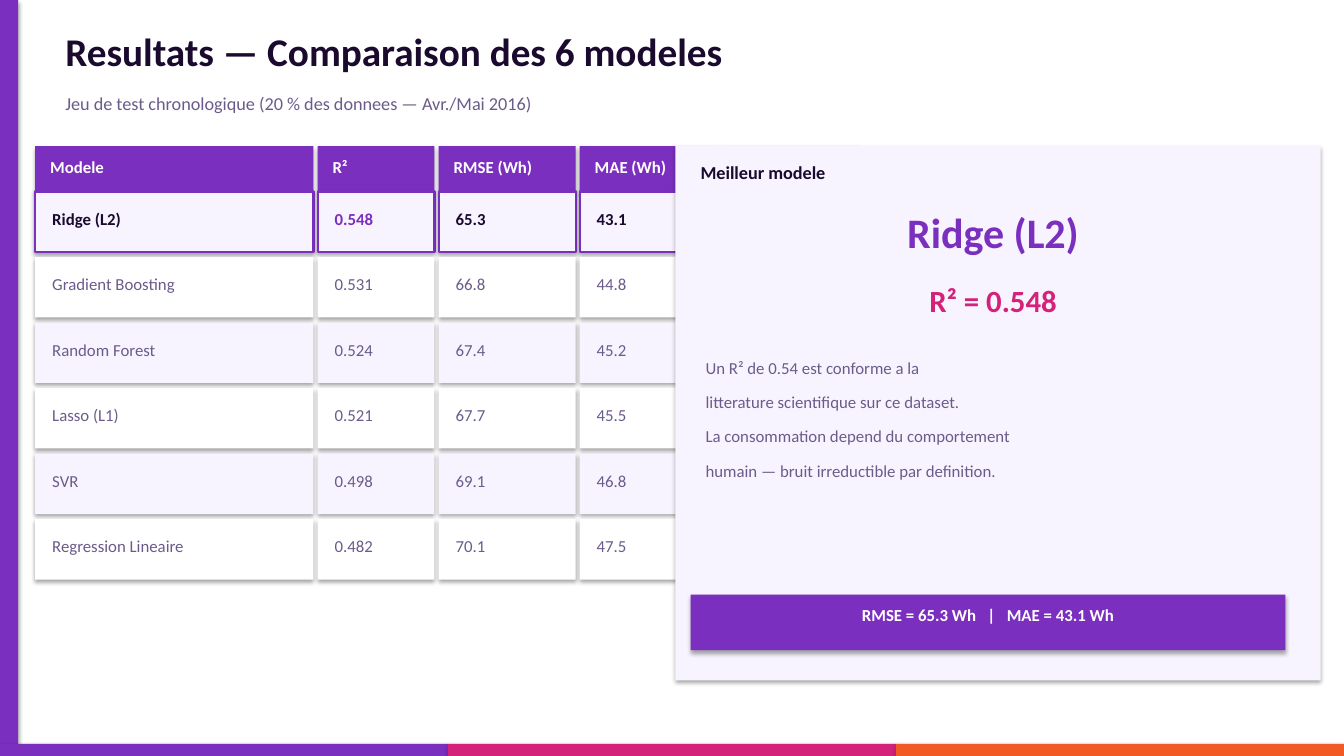
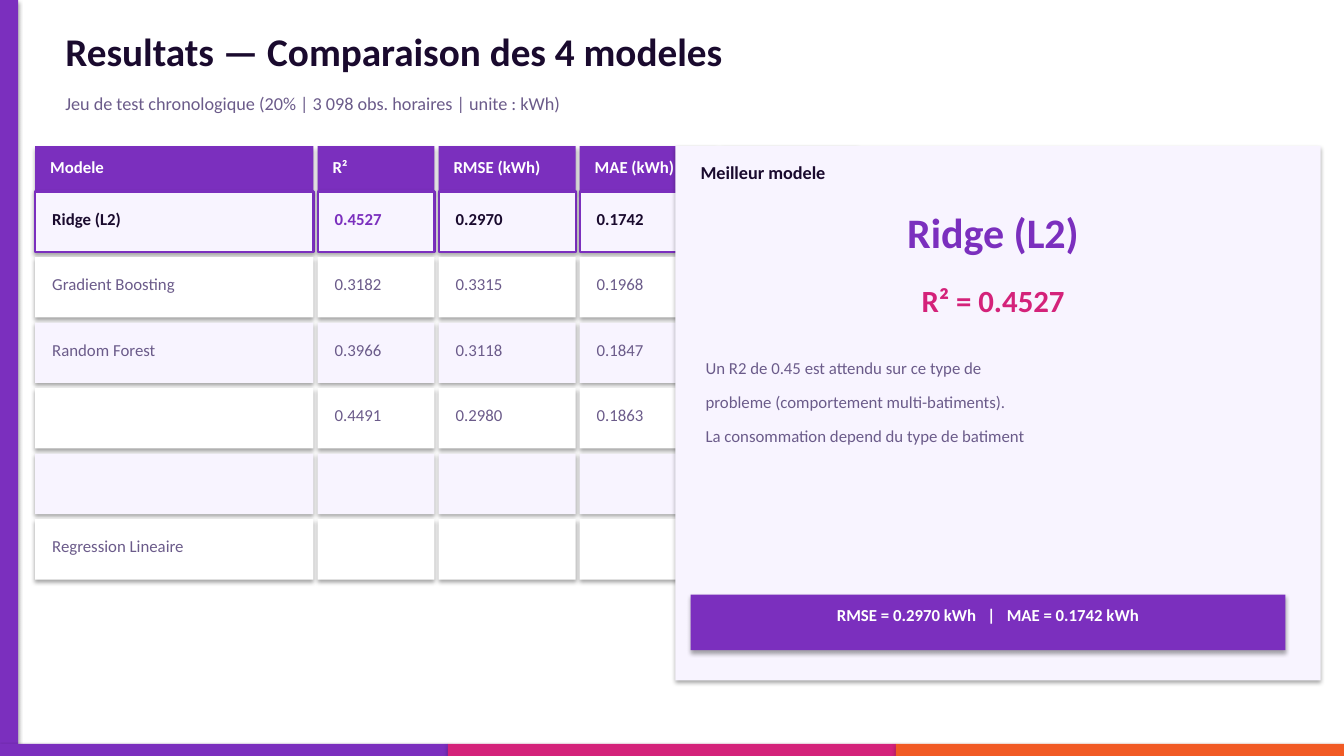
Before and after one commit to awa-creator/dashboard-energie-groupe6, a slide deck: slide 5 of Presentation_Groupe6_Prediction_Energetique.pptx. Drawn at 1344x756 pixels with LibreOffice and Linux fonts; fonts in the diff are those of the drawing. Boxes give left, top, right and bottom in pixels: in the first picture for what was removed or moved away, otherwise in the second. Text is boxed around its words. In the diff, an @@ line names an element or a change of style, - is before the commit and + after.

```diff
--- a/Presentation_Groupe6_Prediction_Energetique.pptx
+++ b/Presentation_Groupe6_Prediction_Energetique.pptx
@@ text at (x1=65, y1=38, x2=723, y2=72): text changed @@
-Resultats — Comparaison des 6 modeles
+Resultats — Comparaison des 4 modeles
@@ text at (x1=65, y1=97, x2=559, y2=113): text changed @@
-Jeu de test chronologique (20 % des donnees — Avr./Mai 2016)
+Jeu de test chronologique (20% | 3 098 obs. horaires | unite : kWh)
@@ text at (x1=454, y1=161, x2=541, y2=176): text changed @@
-RMSE (Wh)
+RMSE (kWh)
@@ text at (x1=595, y1=160, x2=674, y2=176): text changed @@
-MAE (Wh)
+MAE (kWh)
@@ text at (x1=335, y1=214, x2=382, y2=225): text changed @@
-0.548
+0.4527
@@ text at (x1=456, y1=214, x2=503, y2=225): text changed @@
-65.3
+0.2970
@@ text at (x1=597, y1=214, x2=644, y2=225): text changed @@
-43.1
+0.1742
@@ text at (x1=335, y1=278, x2=382, y2=290): text changed @@
-0.531
+0.3182
@@ text at (x1=456, y1=279, x2=503, y2=290): text changed @@
-66.8
+0.3315
@@ text at (x1=597, y1=278, x2=644, y2=290): text changed @@
-44.8
+0.1968
@@ text at (x1=922, y1=288, x2=1064, y2=313): text changed @@
-R² = 0.548
+R² = 0.4527
@@ text at (x1=335, y1=344, x2=382, y2=356): text changed @@
-0.524
+0.3966
@@ text at (x1=456, y1=344, x2=503, y2=356): text changed @@
-67.4
+0.3118
@@ text at (x1=597, y1=344, x2=644, y2=356): text changed @@
-45.2
+0.1847
@@ text at (x1=706, y1=362, x2=1024, y2=445): text changed @@
-Un R² de 0.54 est conforme a la
-litterature scientifique sur ce dataset.
-La consommation depend du comportement
-humain — bruit irreductible par definition.
+Un R2 de 0.45 est attendu sur ce type de
+probleme (comportement multi-batiments).
+La consommation depend du type de batiment
@@ text removed at (x1=52, y1=409, x2=119, y2=423) @@
-Lasso (L1)
@@ text at (x1=335, y1=410, x2=382, y2=421): text changed @@
-0.521
+0.4491
@@ text at (x1=456, y1=409, x2=503, y2=421): text changed @@
-67.7
+0.2980
@@ text at (x1=597, y1=409, x2=644, y2=421): text changed @@
-45.5
+0.1863
@@ text removed at (x1=52, y1=476, x2=78, y2=487) @@
-SVR
@@ text removed at (x1=335, y1=475, x2=373, y2=487) @@
-0.498
@@ text removed at (x1=456, y1=475, x2=486, y2=487) @@
-69.1
@@ text removed at (x1=597, y1=475, x2=627, y2=487) @@
-46.8
@@ text removed at (x1=335, y1=540, x2=373, y2=552) @@
-0.482
@@ text removed at (x1=456, y1=541, x2=486, y2=552) @@
-70.1
@@ text removed at (x1=597, y1=541, x2=627, y2=552) @@
-47.5
@@ text at (x1=837, y1=609, x2=1138, y2=621): text changed @@
-RMSE = 65.3 Wh | MAE = 43.1 Wh
+RMSE = 0.2970 kWh | MAE = 0.1742 kWh
```
Also in this commit, not shown: 9 other slides changed, 2 other files.
